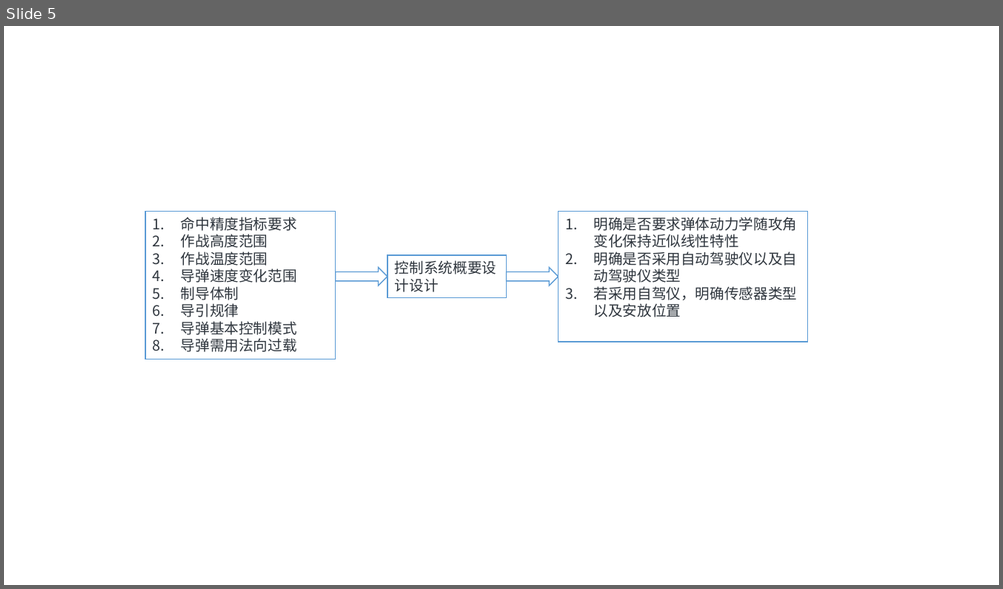
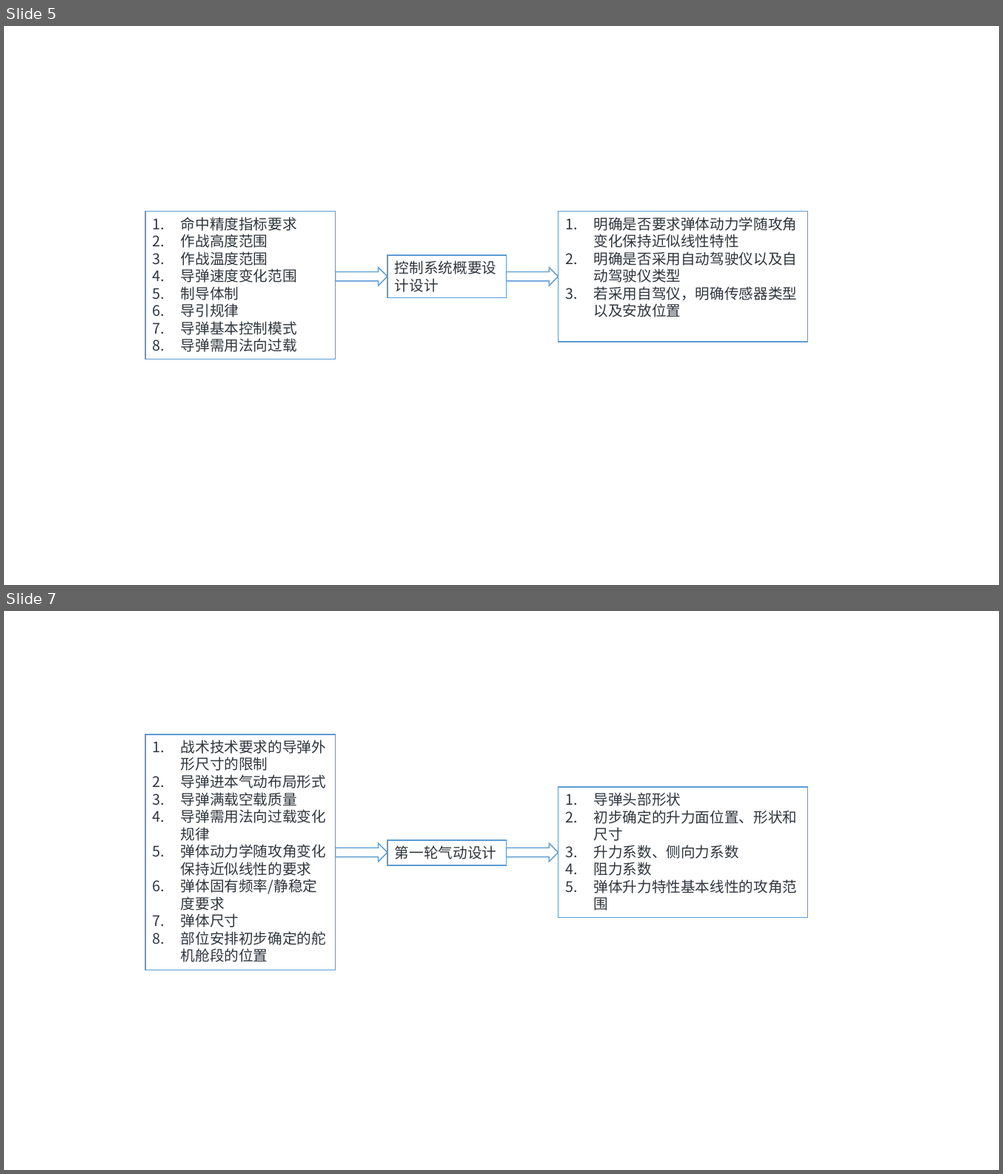
Before and after one commit to lee-shun/design_aircrafts, a slide deck: final_review/pictures/chapter3/chapter3.pptx. Shown one above the other, each under a label of ours: slide 5 before the commit, slides 5 and 7 after it; the slides between them are not shown. The pictures are 1003x589 and 1003x1174 pixels, drawn with LibreOffice and Linux fonts; fonts in the diff are those of the drawing. Boxes give left, top, right and bottom in pixels: in the first picture for what was removed or moved away, otherwise in the second. Text is boxed around its words. In the diff, an @@ line names an element or a change of style, - is before the commit and + after.

Commit message:
第三章基本完成

```diff
--- a/final_review/pictures/chapter3/chapter3.pptx
+++ b/final_review/pictures/chapter3/chapter3.pptx
@@ slide 7 added at (4,611,999,1170), background #F1F2F6 @@
@@ rectangle added at (146,735,336,971), fill #F1F2F6, outline #5B9BD5 1 pt, 14 pt, text #2E353D @@
+1. 战术技术要求的导弹外形尺寸的限制
+2. 导弹进本气动布局形式
+3. 导弹满载空载质量
+4. 导弹需用法向过载变化规律
+5. 弹体动力学随攻角变化保持近似线性的要求
+6. 弹体固有频率/静稳定度要求
+7. 弹体尺寸
+8. 部位安排初步确定的舵机舱段的位置
@@ rectangle added at (558,787,808,917), fill #F1F2F6, outline #5B9BD5 1 pt, 14 pt, text #2E353D @@
+1. 导弹头部形状
+2. 初步确定的升力面位置、形状和尺寸
+3. 升力系数、侧向力系数
+4. 阻力系数
+5. 弹体升力特性基本线性的攻角范围
@@ right arrow added at (336,844,387,863), fill #F1F2F6, outline #5B9BD5 1 pt @@
@@ rectangle added at (387,840,506,866), fill #F1F2F6, outline #5B9BD5 1 pt, 14 pt, text #2E353D @@
+第一轮气动设计
@@ right arrow added at (506,844,558,863), fill #F1F2F6, outline #5B9BD5 1 pt @@
```
Also in this commit, not shown: 8 other slides added, 15 other files.
